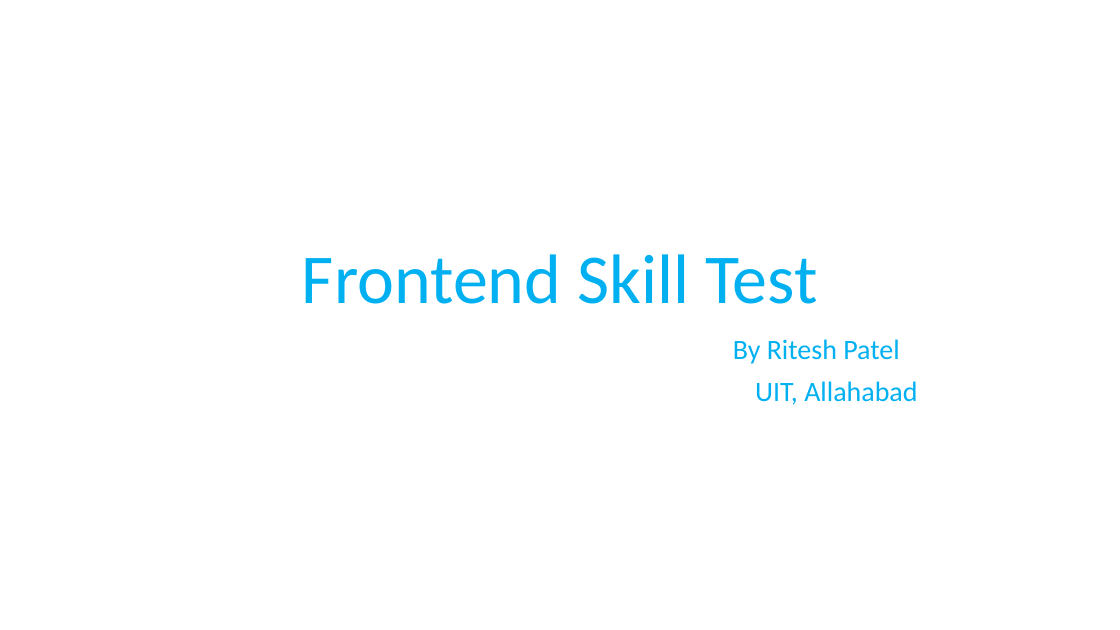
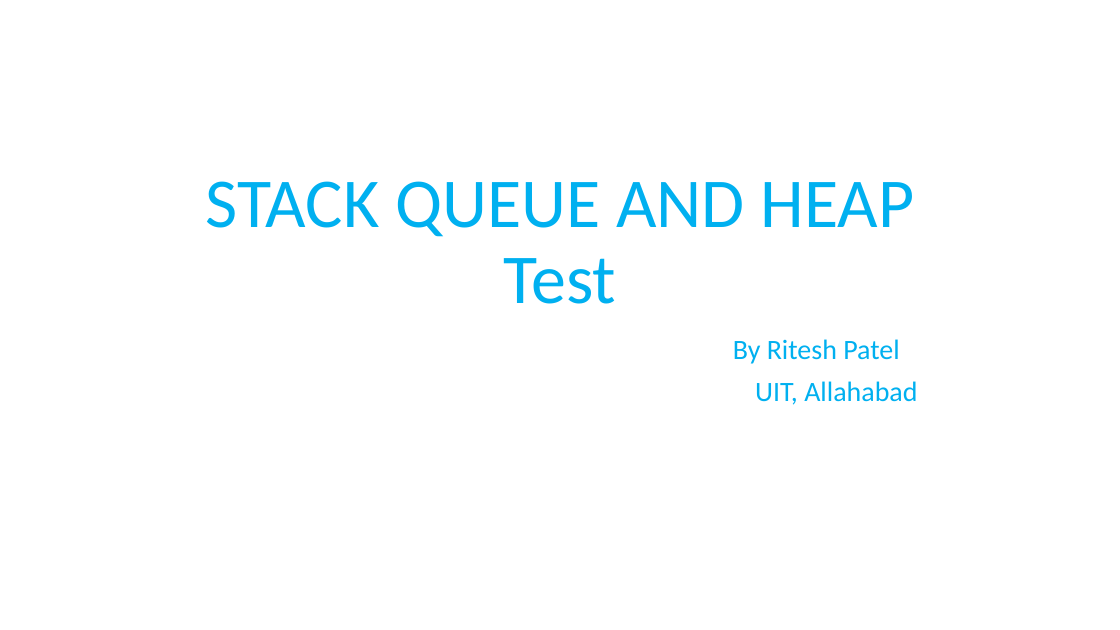
Before and after one commit to riteshp112/NS-SDI-ASSIGNMENT, a slide deck: slide 1 of Problem Statement 2/2.2_Stack_Queue_Heap.pptx. Drawn at 1120x630 pixels with LibreOffice and Linux fonts; fonts in the diff are those of the drawing; background and template pictures are left out. Boxes give left, top, right and bottom in pixels: in the first picture for what was removed or moved away, otherwise in the second. Text is boxed around its words. In the diff, an @@ line names an element or a change of style, - is before the commit and + after.

```diff
--- a/Problem Statement 2/2.2_Stack_Queue_Heap.pptx
+++ b/Problem Statement 2/2.2_Stack_Queue_Heap.pptx
@@ title at <box>205,181,915,304</box>: text changed @@
-Frontend Skill Test
+STACK QUEUE AND HEAP Test
```
